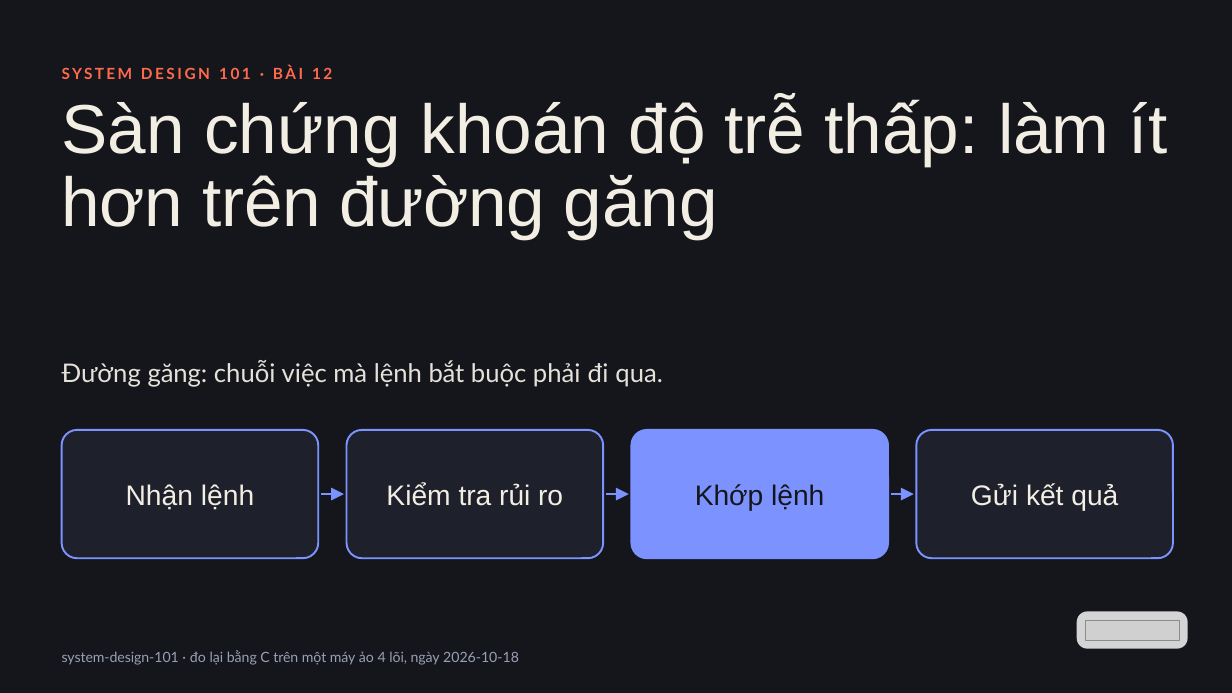
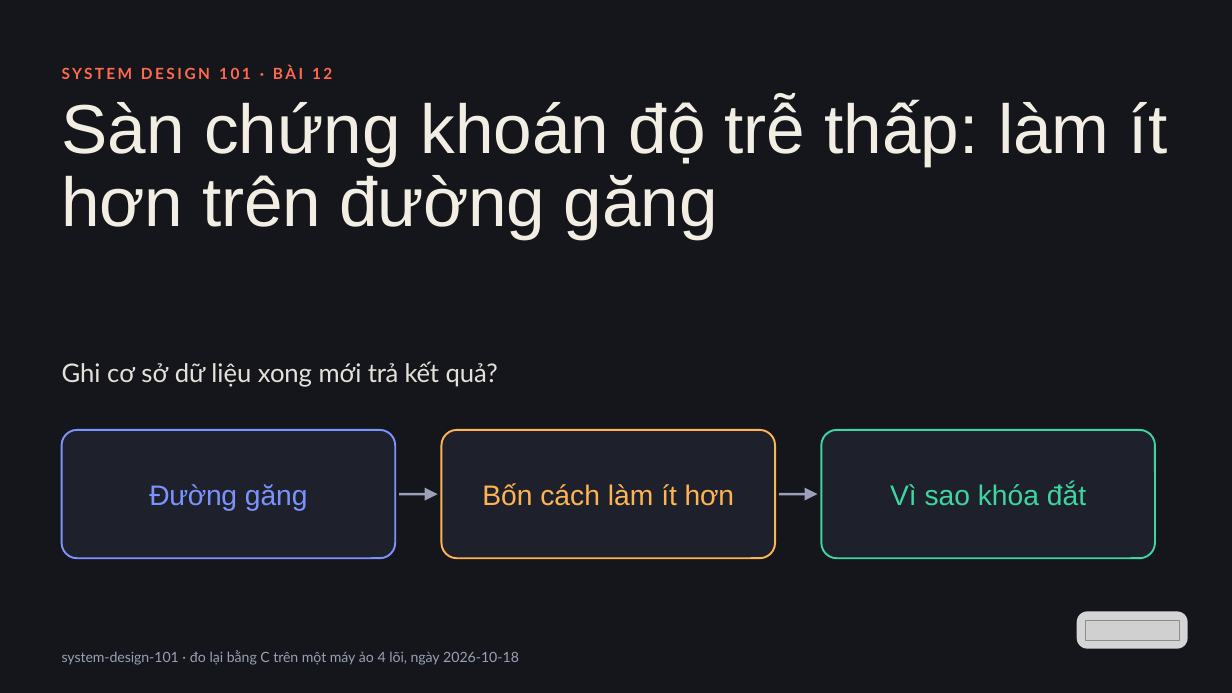
Before and after one commit to vohoailinh90/tool-marketing-studio, a slide deck: slide 1 of system-design-101/vi/lessons/sd-06-012/slides/sd-06-012.pptx. Drawn at 1232x693 pixels with LibreOffice and Linux fonts; fonts in the diff are those of the drawing; grey boxes stand for pictures. Boxes give left, top, right and bottom in pixels: in the first picture for what was removed or moved away, otherwise in the second. Text is boxed around its words. In the diff, an @@ line names an element or a change of style, - is before the commit and + after.

```diff
--- a/system-design-101/vi/lessons/sd-06-012/slides/sd-06-012.pptx
+++ b/system-design-101/vi/lessons/sd-06-012/slides/sd-06-012.pptx
@@ text at (x1=62, y1=361, x2=498, y2=387): text changed @@
-Đường găng: chuỗi việc mà lệnh bắt buộc phải đi qua.
+Ghi cơ sở dữ liệu xong mới trả kết quả?
@@ rounded rectangle resized from (x1=62, y1=430, x2=318, y2=558) to (x1=62, y1=430, x2=395, y2=558) @@
@@ rounded rectangle resized from (x1=346, y1=430, x2=603, y2=558) to (x1=442, y1=430, x2=776, y2=558) @@
@@ rounded rectangle at (x1=442, y1=430, x2=776, y2=558): outline #7C93FF 2.25 pt to #FFB454 2.25 pt @@
@@ rounded rectangle removed at (x1=631, y1=430, x2=888, y2=558) @@
@@ rounded rectangle resized from (x1=917, y1=430, x2=1173, y2=558) to (x1=821, y1=430, x2=1155, y2=558) @@
@@ rounded rectangle at (x1=821, y1=430, x2=1155, y2=558): outline #7C93FF 2.25 pt to #3DD6A0 2.25 pt @@
@@ text removed at (x1=126, y1=484, x2=254, y2=510) @@
-Nhận lệnh
@@ text added at (x1=149, y1=484, x2=308, y2=511), 33 pt, text #7C93FF @@
+Đường găng
@@ text removed at (x1=386, y1=483, x2=563, y2=506) @@
-Kiểm tra rủi ro
@@ arrow moved from (321, 494) - (344, 494) to (399, 494) - (437, 494) @@
@@ arrow (399, 494) - (437, 494): stroke #7C93FF 3 pt to #9AA0B5 3 pt @@
@@ text added at (x1=482, y1=483, x2=735, y2=506), 33 pt, text #FFB454 @@
+Bốn cách làm ít hơn
@@ arrow removed from (606, 494) to (629, 494) @@
@@ text removed at (x1=695, y1=484, x2=824, y2=511) @@
-Khớp lệnh
@@ arrow added from (779, 494) to (817, 494), #9AA0B5 3 pt @@
@@ text added at (x1=890, y1=483, x2=1086, y2=506), 33 pt, text #3DD6A0 @@
+Vì sao khóa đắt
@@ arrow removed from (891, 494) to (914, 494) @@
@@ text removed at (x1=971, y1=483, x2=1118, y2=511) @@
-Gửi kết quả
```
Also in this commit, not shown: 5 other slides changed, 4 other files.
